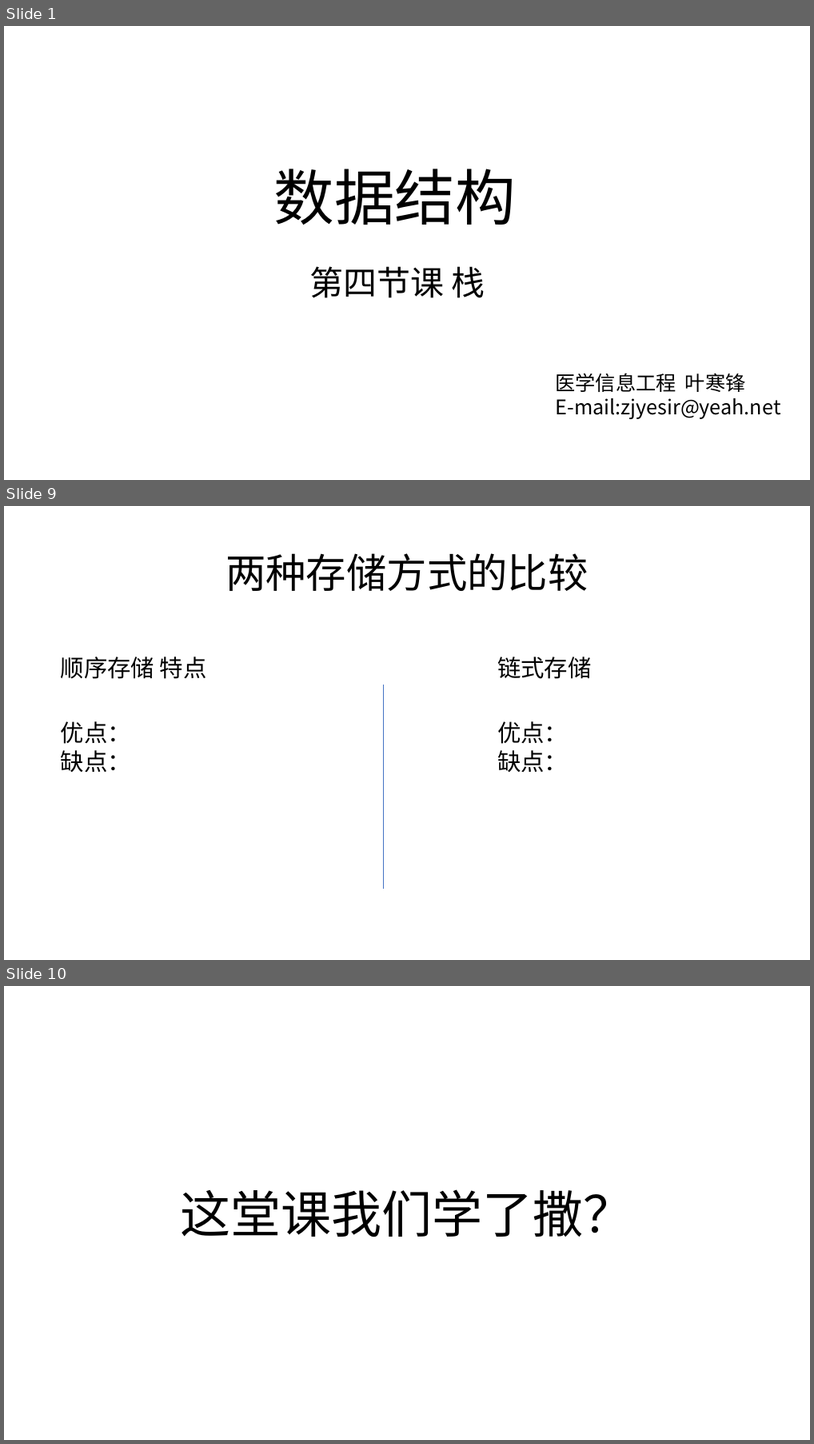
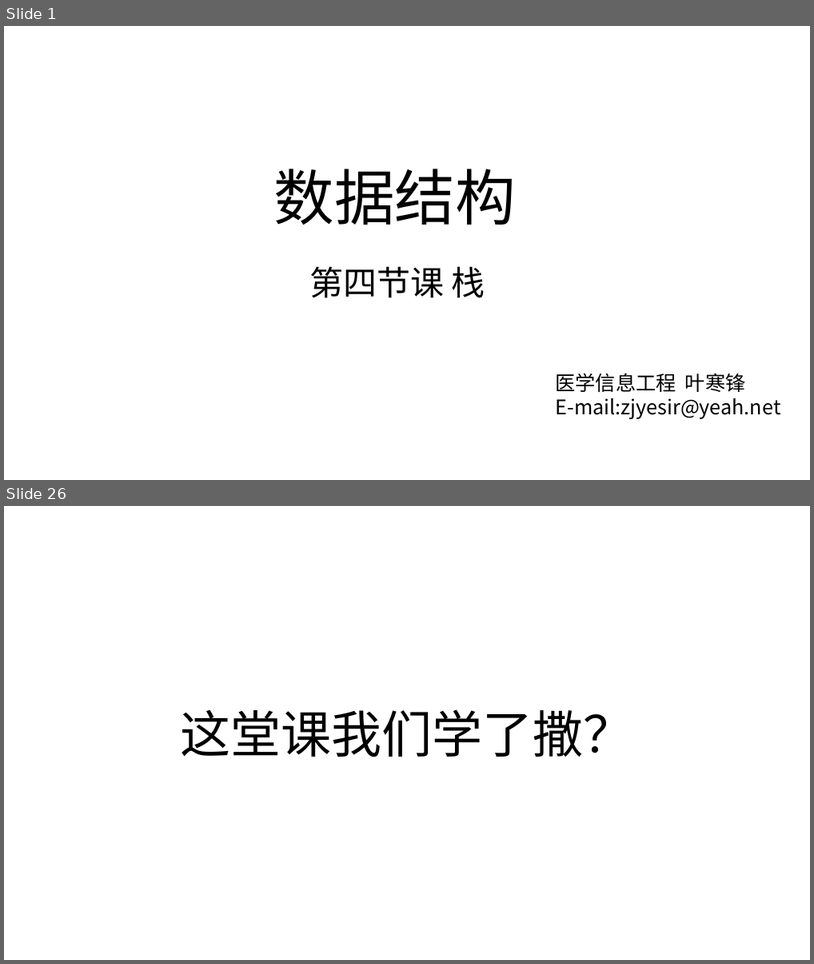
Before and after one commit to zjyesir/hmc_data_structure, a slide deck: ppt/3.1栈.pptx. Shown one above the other, each under a label of ours: slides 1, 9 and 10 before the commit, slides 1 and 26 after it; the slides between them are not shown. The pictures are 814x1444 and 814x964 pixels, drawn with LibreOffice and Linux fonts; fonts in the diff are those of the drawing; background and template pictures are left out. Boxes give left, top, right and bottom in pixels: in the first picture for what was removed or moved away, otherwise in the second. Text is boxed around its words. In the diff, an @@ line names an element or a change of style, - is before the commit and + after.

```diff
--- a/ppt/3.1栈.pptx
+++ b/ppt/3.1栈.pptx
@@ slide 9 removed at [4, 506, 810, 960], background picture (left out) @@
@@ text removed at [226, 553, 589, 591] @@
-两种存储方式的比较
@@ text removed at [61, 656, 207, 679] @@
-顺序存储 特点
@@ text removed at [498, 656, 591, 679] @@
-链式存储
@@ line removed from (384, 685) to (384, 889) @@
@@ text removed at [61, 721, 131, 772] @@
-优点：
-缺点：
@@ text removed at [498, 721, 568, 772] @@
-优点：
-缺点：
@@ what was slide 10 is now slide 26 @@
```
Also in this commit, not shown: 5 slides changed, 19 slides added, 3 other slides removed, 11 other files.
